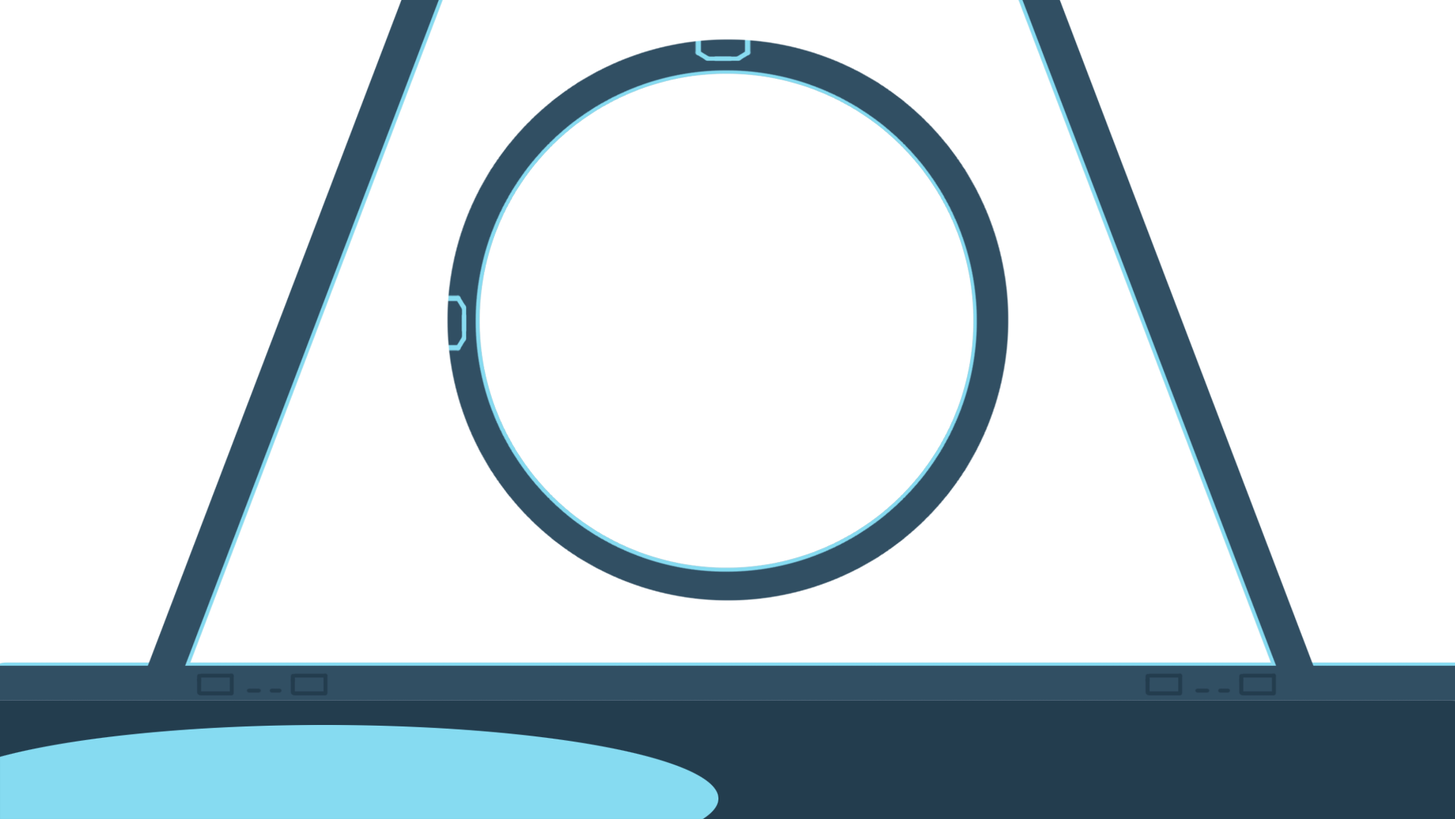
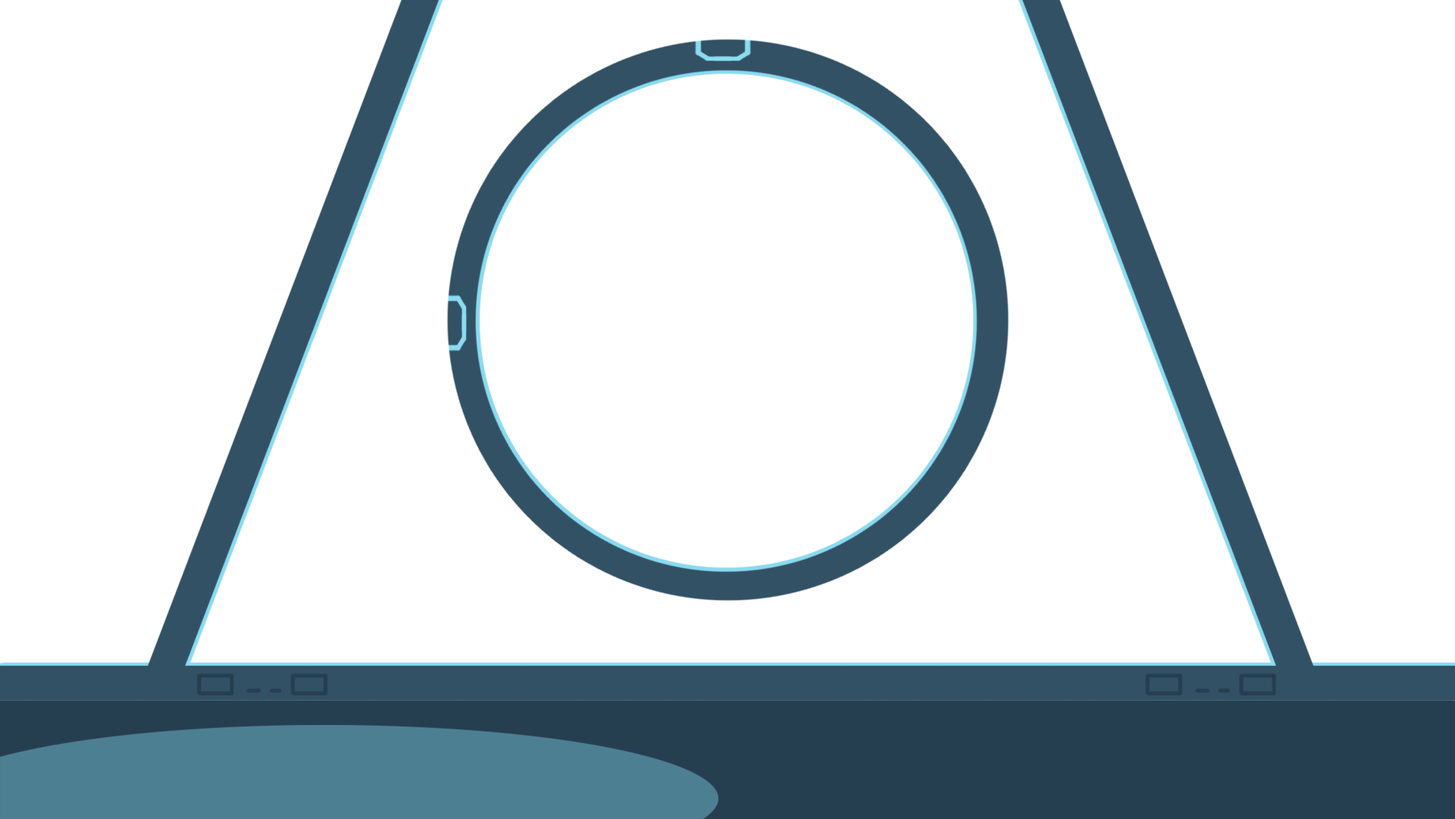
Revision of a layered (1455, 819) image; what changed, layer by layer:
"Plan1": opacity 100% → 99% over [0, 0, 1455, 819]
"Calque 20": opacity 100% → 40% over [0, 724, 719, 819]
"Calque 58": opacity 15% → 10% over [0, 0, 1455, 819]
